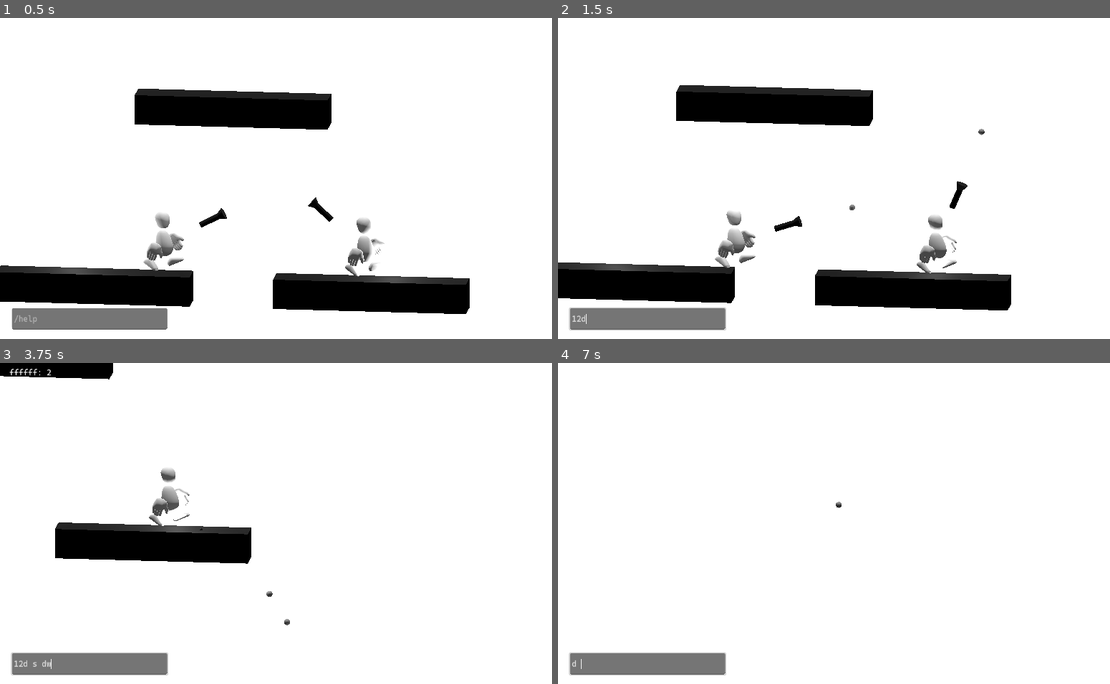
Above: before the commit, frames 1-4 (two rows, left to right).
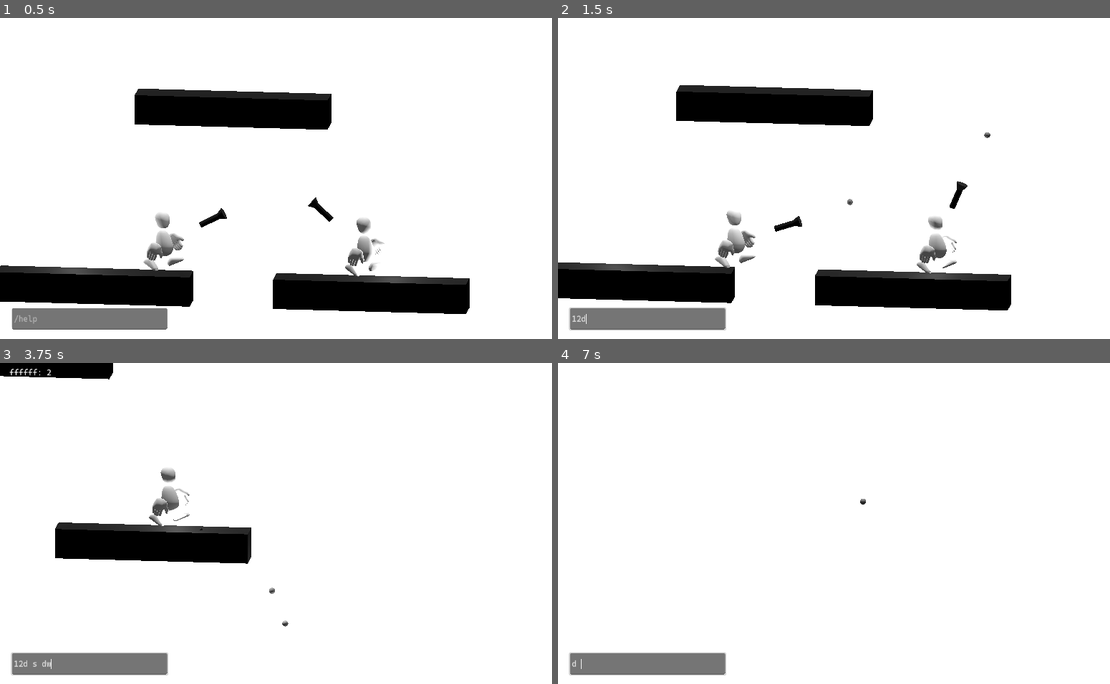
Above: after the commit, the same moments.

Repository: theowiik/project-epic-footsies-2
Game: Godot game, scene res://scenes/main.tscn
Two runs of this game, one before a commit and one after it. Both use one fixed random seed, a clock stepped at 60 frames per second and the inputs below. The engine's default icon, where the game draws it, is replaced by a stand-in: a white triangle on a blue panel in a dark square.
Inputs (mouse positions are in pixels of both pictures, inside the frame that each line leads up to):
- Up to frame 1 (0.5 s): no input
- Up to frame 2 (1.5 s): click (646, 319) at 0.52 s; type "12" at 0.6 s; move the mouse to (972, 162) at 1.27 s; hold D from 1.28 s (still down); click (972, 162) at 1.42 s
- Up to frame 3 (3.75 s): tap Space at 1.52, 2.27 s; move the mouse to (171, 539) at 2.02 s; release D at 2.03 s; hold S 2.03-2.78 s; move the mouse to (342, 452) at 2.77 s; hold D 2.78-3.53 s; move the mouse to (259, 587) at 3.52 s; hold W from 3.53 s (still down); click (259, 587) at 3.67 s
- Up to frame 4 (7 s): tap Space at 3.77, 4.52, 5.27, 5.75, 6.77 s; move the mouse to (1016, 571) at 4.27 s; release W at 4.28 s; hold A 4.28-5.78 s; tap Enter at 5, 6.5 s; move the mouse to (673, 475) at 5.02 s; move the mouse to (872, 523) at 5.77 s; hold S 5.78-6.53 s; click (872, 523) at 5.92 s; move the mouse to (756, 443) at 6.52 s; hold D from 6.53 s (still down)

Frame 1 is identical in both runs. In frame 2, 0.1% of the frame differs, in the area x 32-79%, y 34-78%; in frame 3, 0.1%; in frame 4, less than 0.1%.

Commit message:
Bullet spread

Diff:
--- a/game/objects/bullet.tscn
+++ b/game/objects/bullet.tscn
@@ -23,3 +23,5 @@
 
 [node name="CollisionShape3D" type="CollisionShape3D" parent="."]
 shape = SubResource("SphereShape3D_3ndsa")
+
+[node name="OmniLight3D" type="OmniLight3D" parent="."]
--- a/game/scripts/player.gd
+++ b/game/scripts/player.gd
@@ -12,6 +12,7 @@
 var base_mover: Mover
 var mover_decorator_names: Array[String] = []
 var jump_count: int = 0
+var external_velocity: Vector3 = Vector3.ZERO  # For knockback, recoil, etc.
 
 # Shooting
 var shooter: Shooter
@@ -68,22 +69,31 @@
 
 	velocity = mover.process_movement(input.get_movement(), delta, context)
 	jump_count = context.jump_count
+
+	# Apply and decay external velocity (knockback, recoil, etc.)
+	velocity += external_velocity
+	external_velocity = external_velocity.lerp(Vector3.ZERO, 10.0 * delta)
+	if external_velocity.length() < 0.1:
+		external_velocity = Vector3.ZERO
+
 	move_and_slide()
+
+
+func apply_impulse(impulse: Vector3) -> void:
+	external_velocity += impulse
 
 
 func apply_powerup(powerup_name: String) -> bool:
 	var registry = PowerUpRegistry.new()
 
 	if registry.is_movement_powerup(powerup_name):
-		if not mover_decorator_names.has(powerup_name):
-			mover_decorator_names.append(powerup_name)
-			_rebuild_movement_chain()
-			return true
+		mover_decorator_names.append(powerup_name)
+		_rebuild_movement_chain()
+		return true
 	elif registry.is_shooting_powerup(powerup_name):
-		if not shooter_decorator_names.has(powerup_name):
-			shooter_decorator_names.append(powerup_name)
-			_rebuild_shooting_chain()
-			return true
+		shooter_decorator_names.append(powerup_name)
+		_rebuild_shooting_chain()
+		return true
 
 	return false
 
--- a/game/scripts/shooting/bullet_shooter.gd
+++ b/game/scripts/shooting/bullet_shooter.gd
@@ -17,13 +17,12 @@
 	if context.bullet_speed == 0:
 		context.bullet_speed = bullet_speed * context.speed_multiplier
 
-	spawn_bullet(
-		context.from_position, context.direction, context.team_color, context.parent, context
-	)
+	var total_bullets = 1 + context.extra_shots
 
-	for extra in context.extra_shots:
-		var extra_dir = extra.get("direction", context.direction)
-		spawn_bullet(context.from_position, extra_dir, context.team_color, context.parent, context)
+	for i in range(total_bullets):
+		var spread_offset = randf_range(-context.spread, context.spread)
+		var shot_dir = context.direction.rotated(Vector3.FORWARD, deg_to_rad(spread_offset))
+		spawn_bullet(context.from_position, shot_dir, context.team_color, context.parent, context)
 
 
 func spawn_bullet(
--- a/game/scripts/shooting/decorators/recoil_decorator.gd
+++ b/game/scripts/shooting/decorators/recoil_decorator.gd
@@ -5,22 +5,15 @@
 var knockback_strength: float = 3.0
 
 
-func _init(shooter: Shooter, player_ref: CharacterBody3D, strength: float = 3.0):
+func _init(shooter: Shooter, player_ref: CharacterBody3D):
 	super(shooter)
 	player = player_ref
-	knockback_strength = strength
 
 
 func shoot(context: ShootingContext) -> void:
-	# First, delegate to wrapped shooter to actually shoot
 	wrapped_shooter.shoot(context)
 
-	# THEN apply knockback as a side effect
-	# This is only possible with the decorator pattern!
-	# The simpler "modify-then-execute" pattern couldn't run code AFTER shooting
 	var knockback_direction = -context.direction
-	knockback_direction.y = 0  # Only horizontal knockback
+	knockback_direction.y = 0
 
-	# Apply impulse to player velocity
-	if player:
-		player.velocity += knockback_direction.normalized() * knockback_strength
+	player.apply_impulse(knockback_direction.normalized() * knockback_strength)
--- a/game/scripts/shooting/decorators/triple_shot_decorator.gd
+++ b/game/scripts/shooting/decorators/triple_shot_decorator.gd
@@ -1,19 +1,11 @@
 class_name TripleShotDecorator
 extends ShooterDecorator
 
-var spread_angle: float = 15.0
 
-
-func _init(shooter: Shooter, angle: float = 15.0):
+func _init(shooter: Shooter):
 	super(shooter)
-	spread_angle = angle
 
 
 func shoot(context: ShootingContext) -> void:
-	var left_dir = context.direction.rotated(Vector3.FORWARD, deg_to_rad(spread_angle))
-	context.extra_shots.append({"direction": left_dir})
-
-	var right_dir = context.direction.rotated(Vector3.FORWARD, -deg_to_rad(spread_angle))
-	context.extra_shots.append({"direction": right_dir})
-
+	context.extra_shots += 2
 	wrapped_shooter.shoot(context)
--- a/game/scripts/shooting/shooting_context.gd
+++ b/game/scripts/shooting/shooting_context.gd
@@ -9,7 +9,8 @@
 var bullet_scene: PackedScene = null
 var speed_multiplier: float = 1.0
 var delay_multiplier: float = 1.0
-var extra_shots: Array[Dictionary] = []
+var spread: float = 15.0  # Spread angle in degrees
+var extra_shots: int = 0
 
 
 func _init(pos: Vector3, dir: Vector3, color: Color, p: Node):
